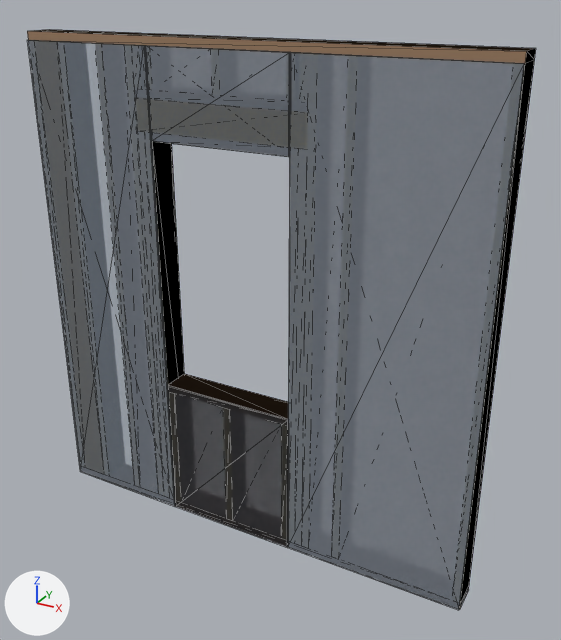
The glTF model panels/EX12_FF.glb, before and after one commit.
Rendered twice from a camera (50 mm lens) standing at (1.7, -2.81, 1.41) and looking at (0.13, 0.06, -0.02). The lights are fixed; the arrows at lower left show +X, +Y and +Z. The picture after the commit comes second. Mesh edges are drawn as thin lines. Vertices at exactly the same position are counted once.

Names of what the first picture shows: 'EX12 FF'.
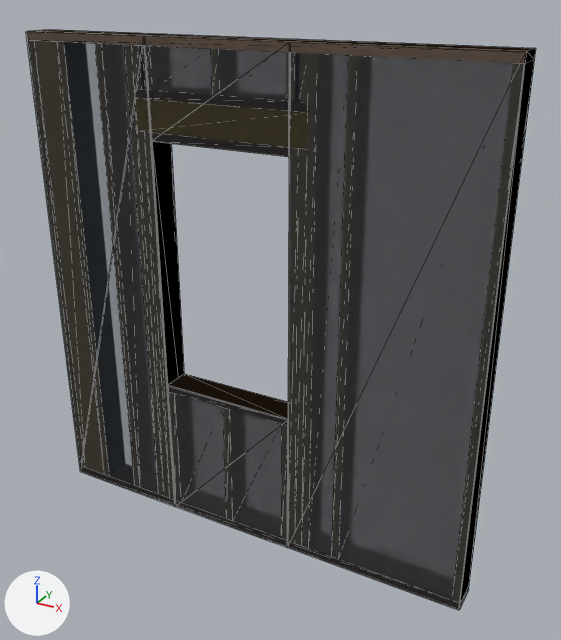
The change in detail:
me_ex12_ff has 328 vertices, 492 faces, 492 loose edges and spans x -1.12..1.12, y -0.07..0.07, z -1.19..1.19.
me_ex12_ff is used by ob_ex12_ff; location (0.0, 0.0, 0.0).
Part 1, on me_ex12_ff:
Vertex 273 of me_ex12_ff moves from (-1.11, -0.07, -1.19) at pixel (80, 471) to (-0.45, -0.07, -1.19) at pixel (175, 505).
Vertex 274 of me_ex12_ff moves from (-0.45, -0.07, -1.19) at pixel (174, 506) to (-0.45, -0.07, 1.19) at pixel (145, 36).
Vertex 275 of me_ex12_ff moves from (-0.45, -0.07, -1.19) at pixel (175, 505) to (-1.11, -0.07, 1.19) at pixel (27, 31).
Vertex 276 of me_ex12_ff moves from (-0.45, -0.07, 1.15) at pixel (144, 45) to (-1.11, -0.07, -1.19) at pixel (80, 471).
Vertex 277 of me_ex12_ff moves from (-0.45, -0.07, 1.15) at pixel (145, 45) to (-1.11, -0.07, 1.19) at pixel (25, 31).
Vertex 278 of me_ex12_ff moves from (-1.11, -0.07, 1.15) at pixel (26, 40) to (-0.45, -0.07, 1.19) at pixel (143, 36).
Vertex 279 of me_ex12_ff moves from (-1.11, -0.07, 1.15) at pixel (28, 40) to (-0.45, -0.07, -1.19) at pixel (174, 506).
Vertex 281 of me_ex12_ff moves from (0.24, -0.07, -1.19) at pixel (287, 547) to (1.11, -0.07, -1.19) at pixel (459, 609).
Vertex 282 of me_ex12_ff moves from (1.11, -0.07, -1.19) at pixel (458, 610) to (1.11, -0.07, 1.19) at pixel (526, 51).
Vertex 283 of me_ex12_ff moves from (1.11, -0.07, -1.19) at pixel (459, 609) to (0.24, -0.07, 1.19) at pixel (290, 42).
Vertex 284 of me_ex12_ff moves from (1.11, -0.07, 1.15) at pixel (524, 63) to (0.24, -0.07, -1.19) at pixel (287, 547).
Vertex 285 of me_ex12_ff moves from (1.11, -0.07, 1.15) at pixel (524, 63) to (0.24, -0.07, 1.19) at pixel (289, 42).
Vertex 286 of me_ex12_ff moves from (0.24, -0.07, 1.15) at pixel (289, 52) to (1.11, -0.07, 1.19) at pixel (525, 52).
Vertex 287 of me_ex12_ff moves from (0.24, -0.07, 1.15) at pixel (290, 52) to (1.11, -0.07, -1.19) at pixel (458, 610).
Vertex 289 of me_ex12_ff moves from (-0.44, -0.07, 0.76) at pixel (151, 141) to (0.24, -0.07, 0.76) at pixel (289, 156).
Vertex 290 of me_ex12_ff moves from (0.24, -0.07, 0.76) at pixel (288, 156) to (0.24, -0.07, 1.19) at pixel (290, 42).
Vertex 291 of me_ex12_ff moves from (0.24, -0.07, 0.76) at pixel (289, 156) to (-0.44, -0.07, 1.19) at pixel (145, 36).
Vertex 292 of me_ex12_ff moves from (0.24, -0.07, 1.15) at pixel (289, 52) to (-0.44, -0.07, 0.76) at pixel (151, 141).
Vertex 293 of me_ex12_ff moves from (0.24, -0.07, 1.15) at pixel (290, 52) to (-0.44, -0.07, 1.19) at pixel (144, 36).
Vertex 294 of me_ex12_ff moves from (-0.44, -0.07, 1.15) at pixel (144, 45) to (0.24, -0.07, 1.19) at pixel (289, 42).
Vertex 295 of me_ex12_ff moves from (-0.44, -0.07, 1.15) at pixel (146, 45) to (0.24, -0.07, 0.76) at pixel (288, 156).

What differs and where, as boxes [x1, y1, x2, y2] in the pictures (561 x 640 px; the box of a moved part takes in the faces that stretch with it):
'EX12 FF', reshaped
    before: [27, 29, 536, 610]
    after: [26, 29, 536, 610]
part 1 of me_ex12_ff, moved or reshaped
    before: [27, 40, 525, 610]
    after: [26, 31, 526, 610]
